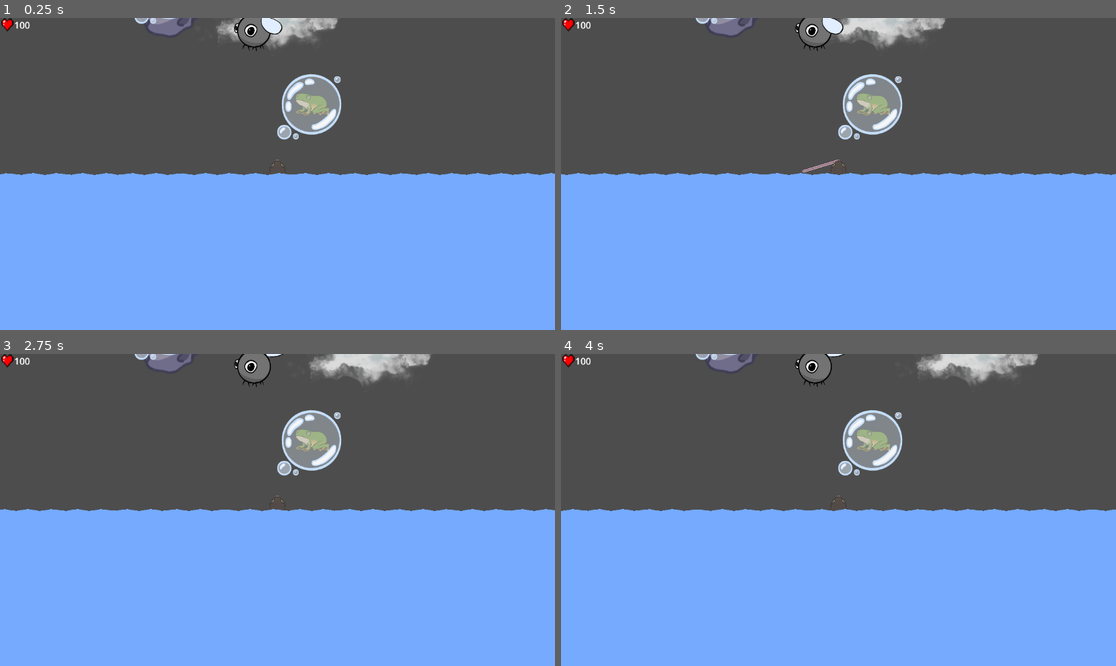
Above: before the commit, frames 1-4 (two rows, left to right).
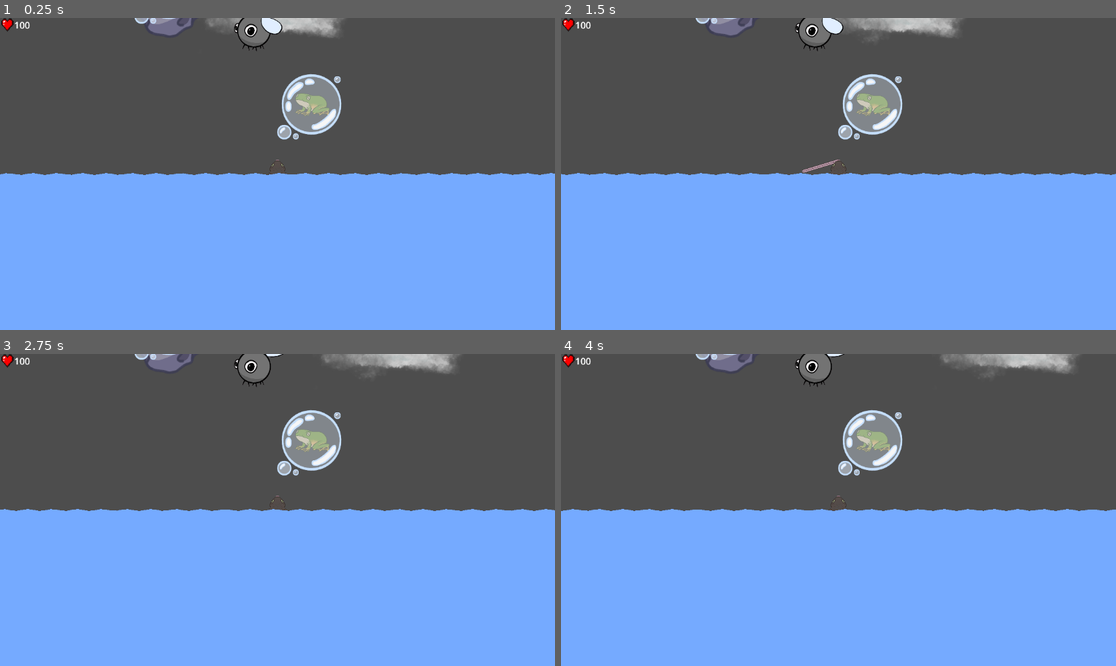
Above: after the commit, the same moments.

Repository: ygda-org/frog-jam
Game: Godot game, scene res://scenes/main.tscn
Same seed, same stepped clock (60 frames per second), same inputs: the game is played once before the commit and once after it.
Inputs (mouse positions are in pixels of both pictures, inside the frame that each line leads up to):
- Up to frame 1 (0.25 s): no input
- Up to frame 2 (1.5 s): move the mouse to (960, 158) at 0.52 s; click (960, 158) at 0.67 s; move the mouse to (727, 189) at 1.27 s; click (727, 189) at 1.42 s
- Up to frame 3 (2.75 s): move the mouse to (333, 441) at 2.02 s; click (333, 441) at 2.17 s
- Up to frame 4 (4 s): move the mouse to (810, 572) at 2.77 s; click (810, 572) at 2.92 s; move the mouse to (1005, 556) at 3.52 s; click (1005, 556) at 3.67 s

The runs differ from the first frame. In frame 1, 0.7% of the frame differs, in the area x 37-62%, y 0-10%; in frame 2, 1.1%; in frame 3, 1.4%; in frame 4, 1.6%, in the area x 63-94%, y 0-10%.

Commit message:
clouds
less uniform clouds

Diff:
--- a/scenes/clod.tscn
+++ b/scenes/clod.tscn
@@ -6,3 +6,8 @@
 script = ExtResource("1_c1x6m")
 
 [node name="Sprite2D" type="Sprite2D" parent="."]
+
+[node name="VisibleOnScreenNotifier2D" type="VisibleOnScreenNotifier2D" parent="."]
+scale = Vector2(2.625, 1)
+
+[connection signal="screen_exited" from="VisibleOnScreenNotifier2D" to="." method="_on_visible_on_screen_notifier_2d_screen_exited"]
--- a/scripts/background_spawner.gd
+++ b/scripts/background_spawner.gd
@@ -6,5 +6,8 @@
 
 func spawn_clod(y_pos: int):
 	var chosen_cloud = cloud.instantiate()
+	var randx = DisplayServer.screen_get_size().x
+	chosen_cloud.position.x = randf()*randx-(randx/2)
+	print(chosen_cloud.position.x)
 	chosen_cloud.position.y = y_pos
 	get_parent().add_child(chosen_cloud)
--- a/scripts/clod.gd
+++ b/scripts/clod.gd
@@ -1,6 +1,6 @@
 extends Node2D
 
-const SPEED = 200
+var SPEED = randi_range(100,300)
 
 var sprites = [preload("res://assets/images/clod1.PNG"), preload("res://assets/images/clod2.PNG"), preload("res://assets/images/clod3.PNG")]
 
@@ -12,3 +12,7 @@
 
 func _process(delta):
 	position.x += SPEED * delta
+
+func _on_visible_on_screen_notifier_2d_screen_exited() -> void:
+	position.x = (DisplayServer.screen_get_size().x / -2)-150
+	print(position.x)
